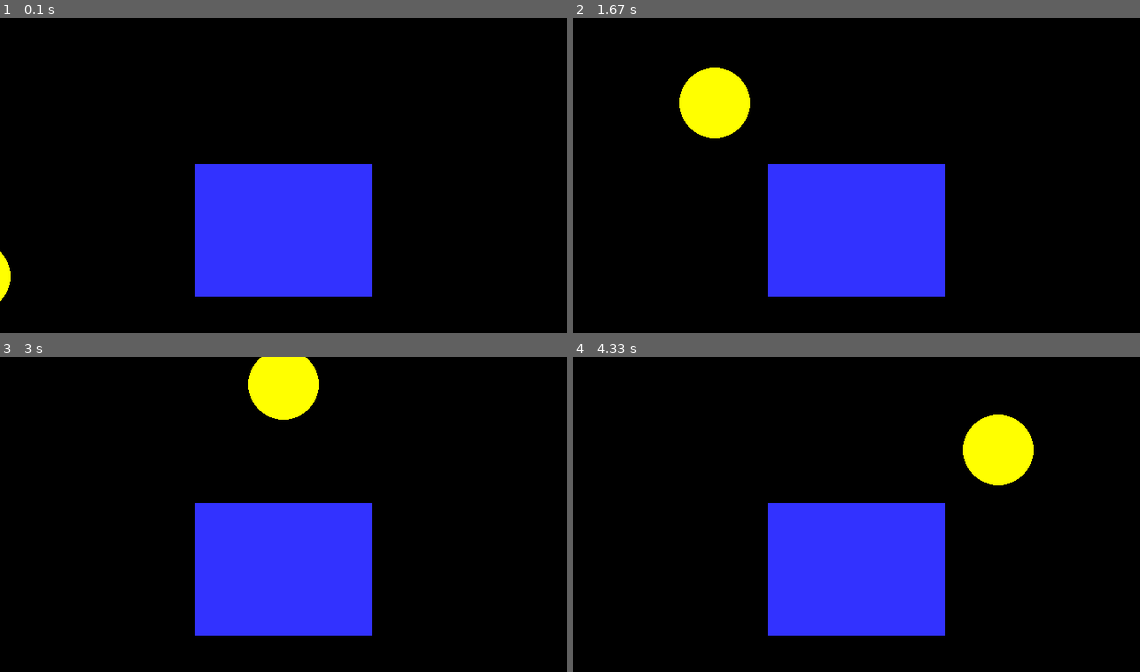
Above: before the commit, frames 1-4 (two rows, left to right).
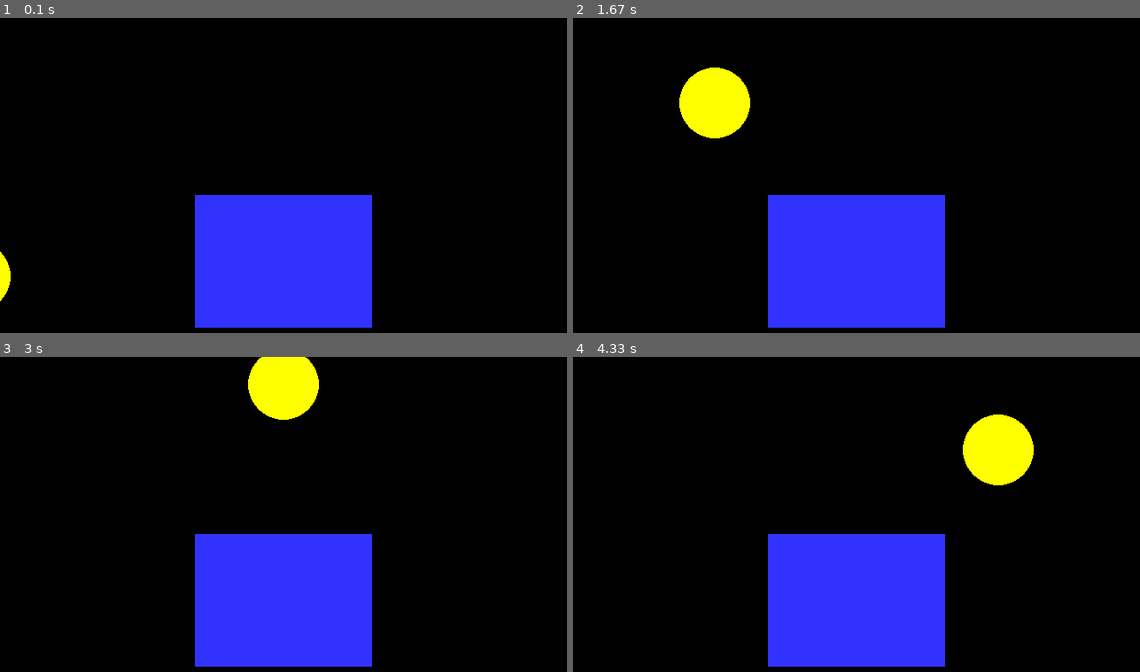
Above: after the commit, the same moments.

Repository: bhornby/Hornby-Classwork
Game: pygame game, started from python/moving objects across screen.py
Two runs of this game, one before a commit and one after it. Both use one fixed random seed, a clock stepped at 60 frames per second and the inputs below.
Inputs:
- Up to frame 1 (0.1 s): no input
- Up to frame 2 (1.67 s): no input
- Up to frame 3 (3 s): no input
- Up to frame 4 (4.33 s): no input

The runs differ from the first frame. In frame 1, 6.1% of the frame differs, in the area x 34-66%, y 46-99%; in frame 2, 6.1%; in frame 3, 6.1%; in frame 4, 6.1%.

Commit message:
class work on OOP

Diff:
--- /dev/null
+++ b/python/W6 OPP.py
@@ -0,0 +1,8 @@
+class Dog:
+    def _init_(self):
+        self.name =''
+        self.colour = ''
+
+my_Dog = Dog
+my_Dog.name = 'James'
+print(my_Dog.name)
--- a/python/moving objects across screen.py
+++ b/python/moving objects across screen.py
@@ -48,7 +48,7 @@
     screen.fill(BLACK)
 
     #draw the shapes sun and block
-    pygame.draw.rect(screen,BLUE, (220,165,200,150))
+    pygame.draw.rect(screen,BLUE, (220,200,200,150))
     pygame.draw.circle(screen,YELLOW, (sun_x,sun_y),40,0)
 
     pygame.display.flip()
